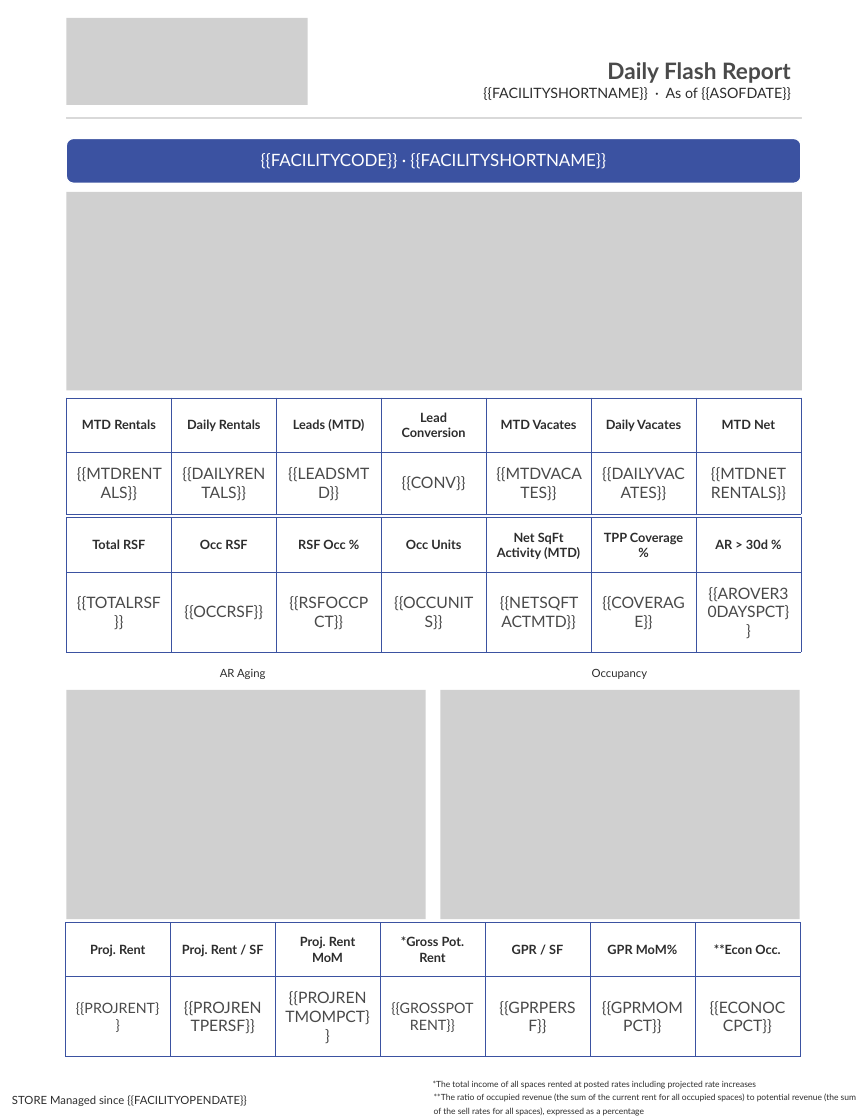
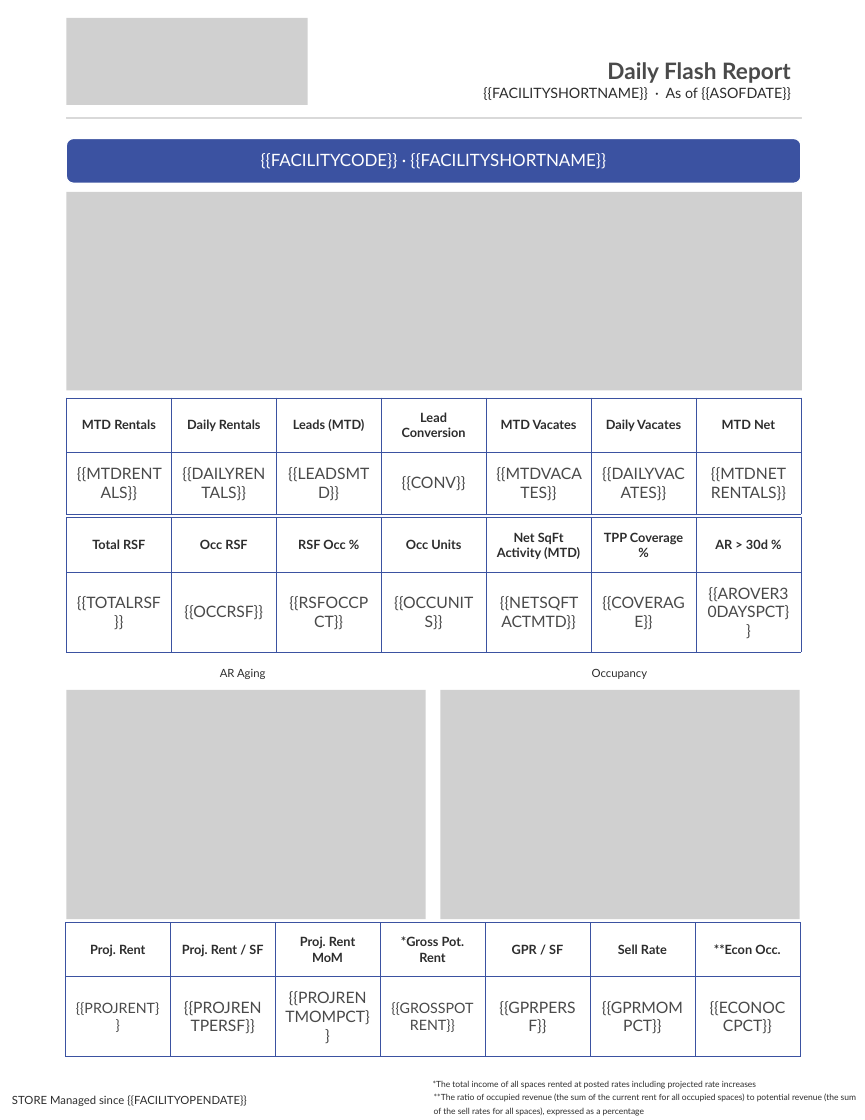
Before and after one commit to alexandermburke/ProformaBuilder, a slide deck: slide 1 of storeinsight/public/FLASHTEMPLATE.pptx. Drawn at 865x1120 pixels with LibreOffice and Linux fonts; fonts in the diff are those of the drawing; grey boxes stand for pictures. Boxes give left, top, right and bottom in pixels: in the first picture for what was removed or moved away, otherwise in the second. Text is boxed around its words. In the diff, an @@ line names an element or a change of style, - is before the commit and + after.

```diff
--- a/storeinsight/public/FLASHTEMPLATE.pptx
+++ b/storeinsight/public/FLASHTEMPLATE.pptx
@@ table at (65,922,799,1056) @@
-row 1, column 6: GPR MoM%
+row 1, column 6: Sell Rate
```
Also in this commit, not shown: 2 other files.
